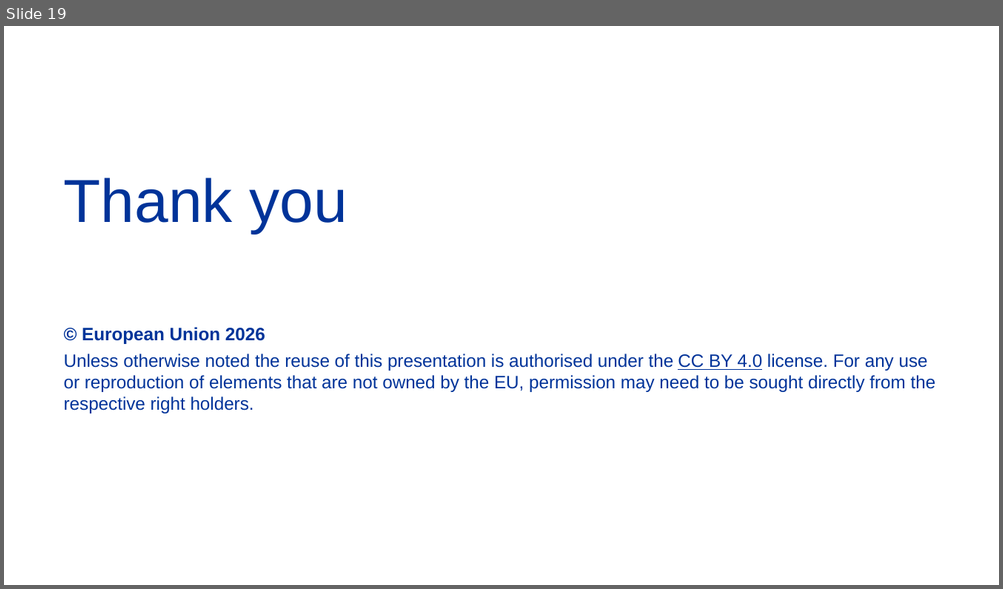
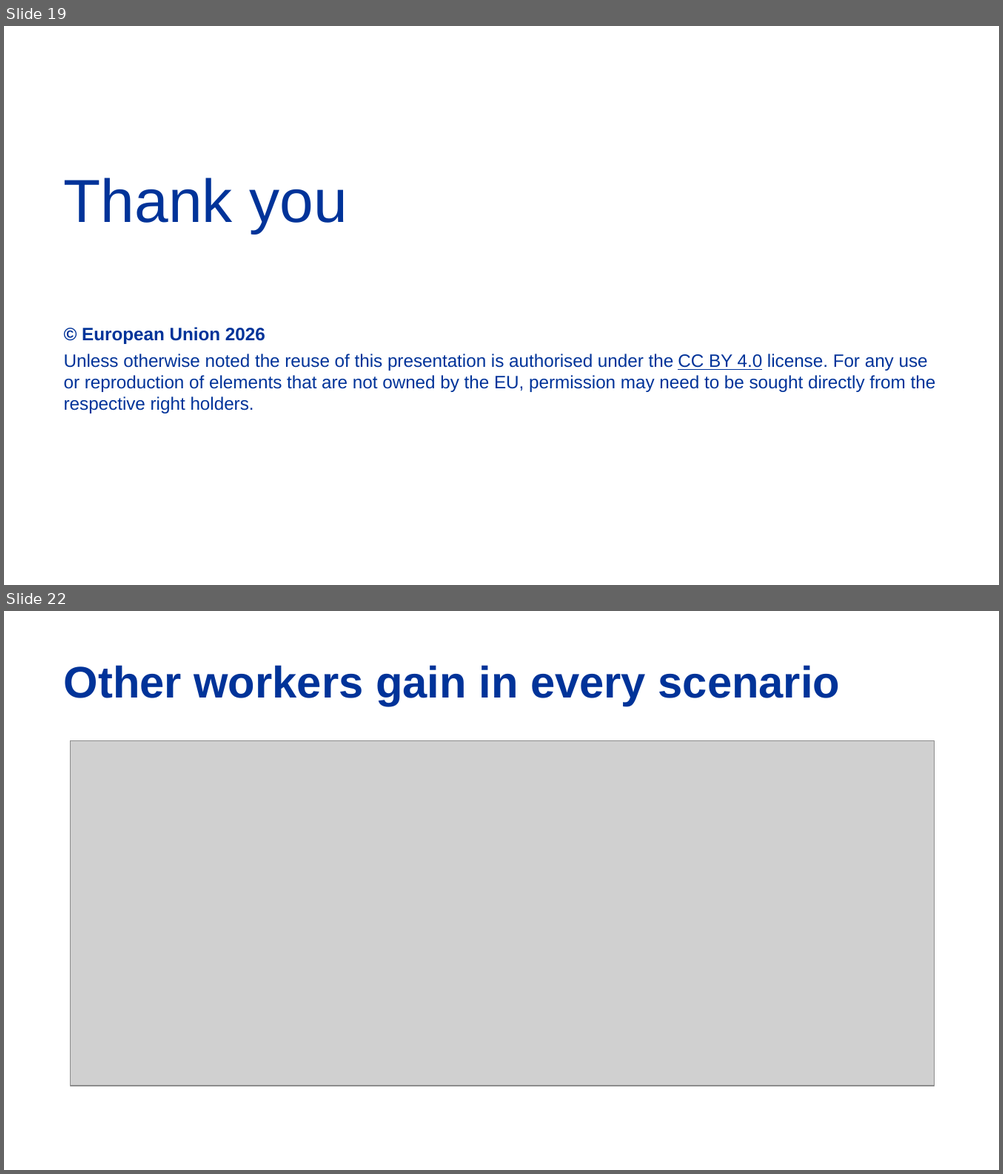
Before and after one commit to COM-EMPL-Analysis-Statistics/econ-scenarios, a slide deck: european_values/presentation/eu_ai_scenarios.pptx. Shown one above the other, each under a label of ours: slide 19 before the commit, slides 19 and 22 after it; the slides between them are not shown. The pictures are 1003x589 and 1003x1174 pixels, drawn with LibreOffice and Linux fonts; fonts in the diff are those of the drawing; grey boxes stand for pictures; background and template pictures are left out. Boxes give left, top, right and bottom in pixels: in the first picture for what was removed or moved away, otherwise in the second. Text is boxed around its words. In the diff, an @@ line names an element or a change of style, - is before the commit and + after.

```diff
--- a/european_values/presentation/eu_ai_scenarios.pptx
+++ b/european_values/presentation/eu_ai_scenarios.pptx
@@ slide 22 added at [4, 611, 999, 1170], background #FFFFFF @@
@@ title added at [64, 665, 840, 706], 32 pt, text #003399, bold @@
+Other workers gain in every scenario
@@ picture added at [71, 741, 934, 1086] @@
```
Also in this commit, not shown: 1 slide changed, 4 other slides added, 2 slides removed, 20 other files.
